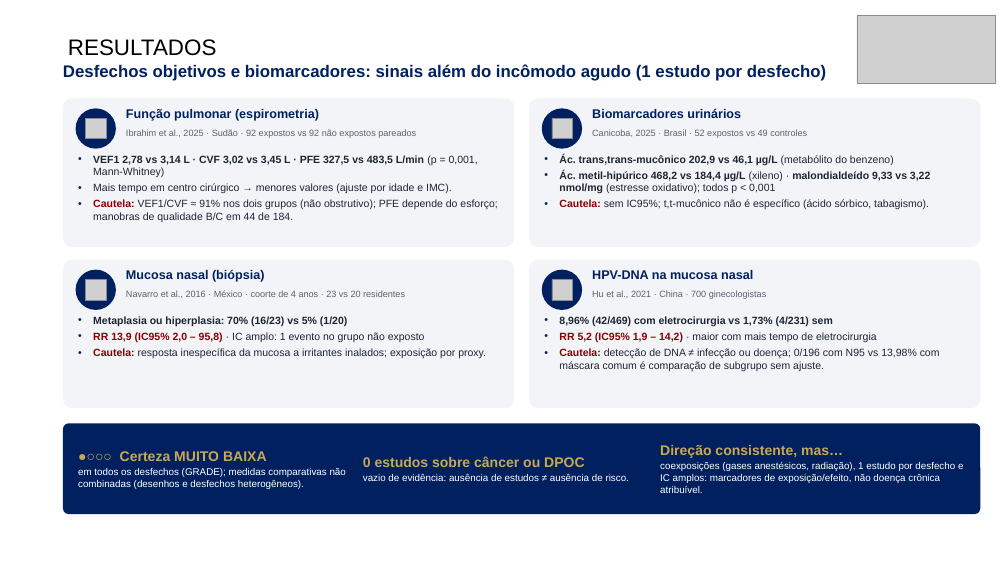
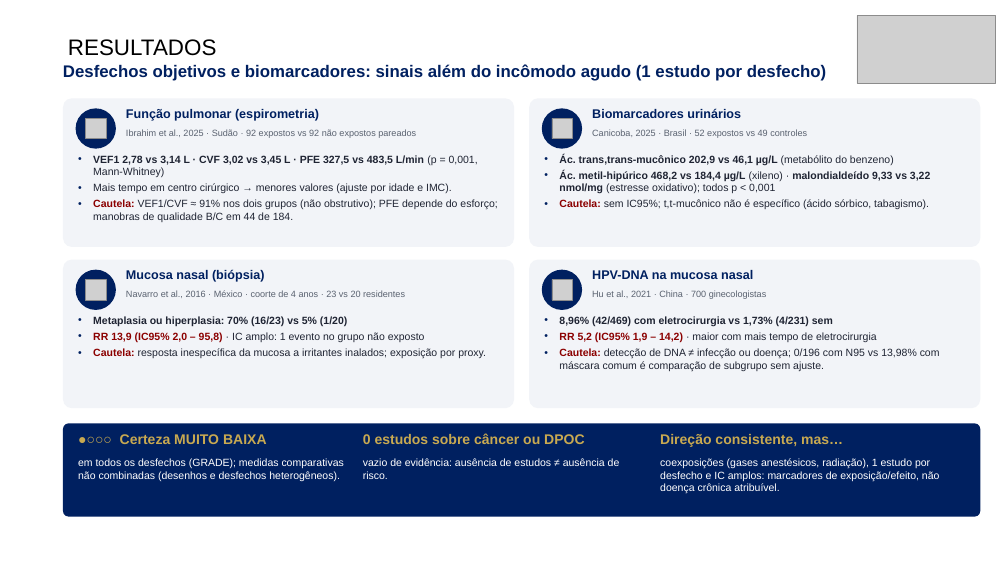
Before and after one commit to ravibuzz/IC-fumaca, a slide deck: slide 13 of apresentacao/SEMICA_Fumaca_Cirurgica_Baccaro.pptx. Drawn at 1008x567 pixels with LibreOffice and Linux fonts; fonts in the diff are those of the drawing; grey boxes stand for pictures; background and template pictures are left out. Boxes give left, top, right and bottom in pixels: in the first picture for what was removed or moved away, otherwise in the second. Text is boxed around its words. In the diff, an @@ line names an element or a change of style, - is before the commit and + after.

```diff
--- a/apresentacao/SEMICA_Fumaca_Cirurgica_Baccaro.pptx
+++ b/apresentacao/SEMICA_Fumaca_Cirurgica_Baccaro.pptx
@@ text added at (120, 434, 267, 444), 20 pt, text #C8A951, bold @@
+●○○○ Certeza MUITO BAIXA
@@ text added at (363, 433, 585, 444), 20 pt, text #C8A951, bold @@
+0 estudos sobre câncer ou DPOC
@@ text at (660, 445, 843, 458): paragraph removed @@
-Direção consistente, mas…
@@ text added at (660, 434, 843, 447), 20 pt, text #C8A951, bold @@
+Direção consistente, mas…
@@ text "em todos os desfechos (GRADE); ...": place and size @@
-text "em todos os desfechos (GRADE); ..." at (78, 451, 346, 489)
+text "em todos os desfechos (GRADE); ..." at (78, 458, 344, 481)
@@ text at (120, 451, 267, 461): paragraph removed @@
-●○○○ Certeza MUITO BAIXA
@@ size 14 to 15 pt; less space between paragraphs; vertical alignment middle to top in 3 elements at (660, 458, 940, 493), (78, 458, 344, 481), (363, 458, 620, 479) @@
@@ text at (363, 456, 585, 467): paragraph removed @@
-0 estudos sobre câncer ou DPOC
@@ text "coexposições (gases anestésicos, radiação), 1 ...": place and size @@
-text "coexposições (gases anestésicos, radiação), 1 ..." at (660, 445, 963, 493)
+text "coexposições (gases anestésicos, radiação), 1 ..." at (660, 458, 940, 493)
```
Also in this commit, not shown: 14 other slides changed, 3 other files.
